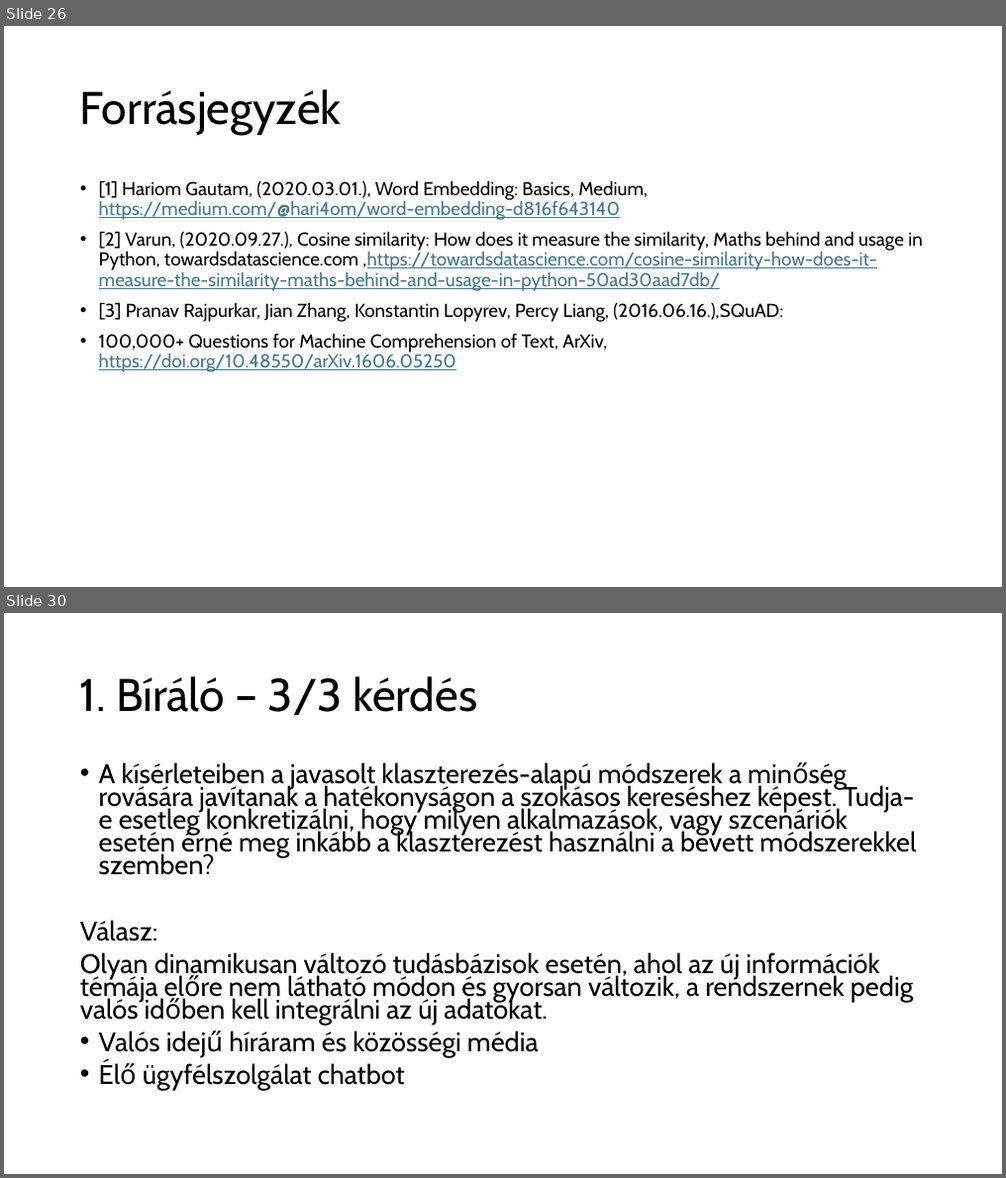
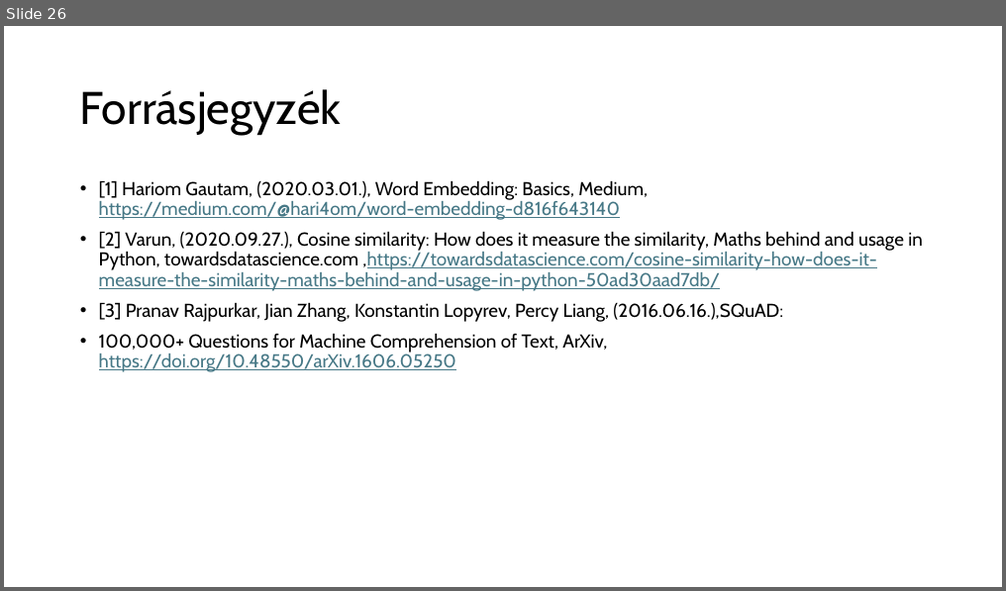
Before and after one commit to czotterbenedek/szakdoga_tdk, a slide deck: szakdoga/szakdolgozat_vedes.pptx. Shown one above the other, each under a label of ours: slides 26 and 30 before the commit, slide 26 after it; the slides between them are not shown. The pictures are 1006x1178 and 1006x591 pixels, drawn with LibreOffice and Linux fonts; fonts in the diff are those of the drawing. Boxes give left, top, right and bottom in pixels: in the first picture for what was removed or moved away, otherwise in the second. Text is boxed around its words. In the diff, an @@ line names an element or a change of style, - is before the commit and + after.

```diff
--- a/szakdoga/szakdolgozat_vedes.pptx
+++ b/szakdoga/szakdolgozat_vedes.pptx
@@ slide 30 removed at (4,613,1002,1174), background #FFFFFF @@
@@ title removed at (80,676,477,715) @@
-1. Bíráló – 3/3 kérdés
@@ text removed at (80,762,916,1091) @@
-• A kísérleteiben a javasolt klaszterezés-alapú módszerek a minőség rovására javítanak a hatékonyságon a szokásos kereséshez képest. Tudja-e esetleg konkretizálni, hogy milyen alkalmazások, vagy szcenáriók esetén érné meg inkább a klaszterezést használni a bevett módszerekkel szemben?
-Válasz:
-Olyan dinamikusan változó tudásbázisok esetén, ahol az új információk témája előre nem látható módon és gyorsan változik, a rendszernek pedig valós időben kell integrálni az új adatokat.
-• Valós idejű híráram és közösségi média
-• Élő ügyfélszolgálat chatbot
```
Also in this commit, not shown: 21 slides changed, 6 other slides removed.
